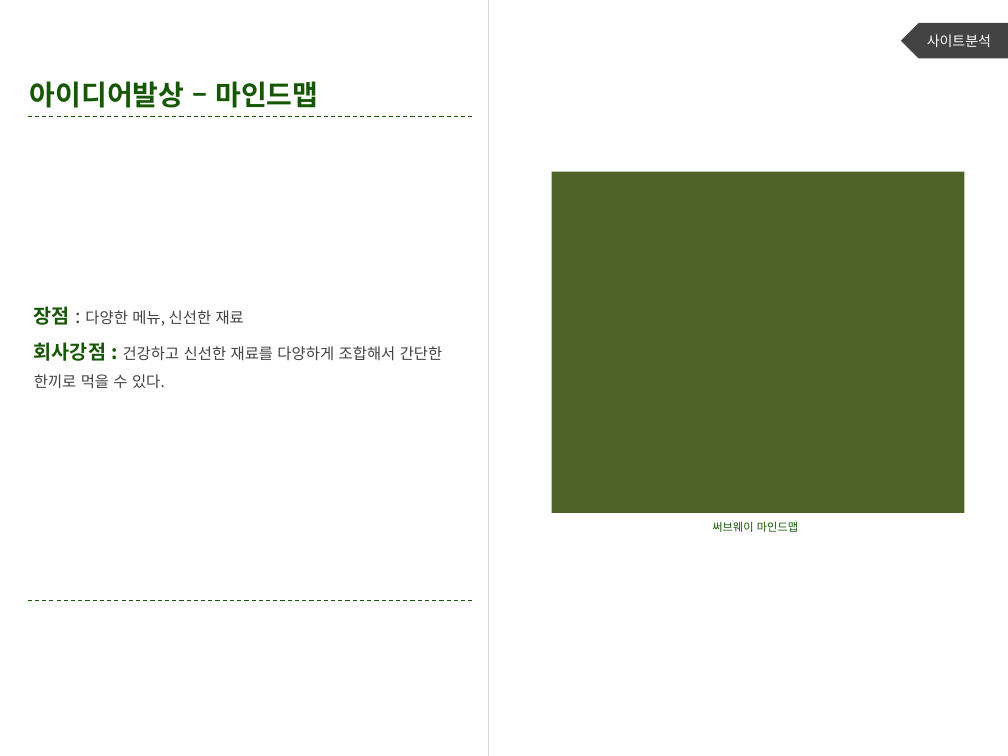
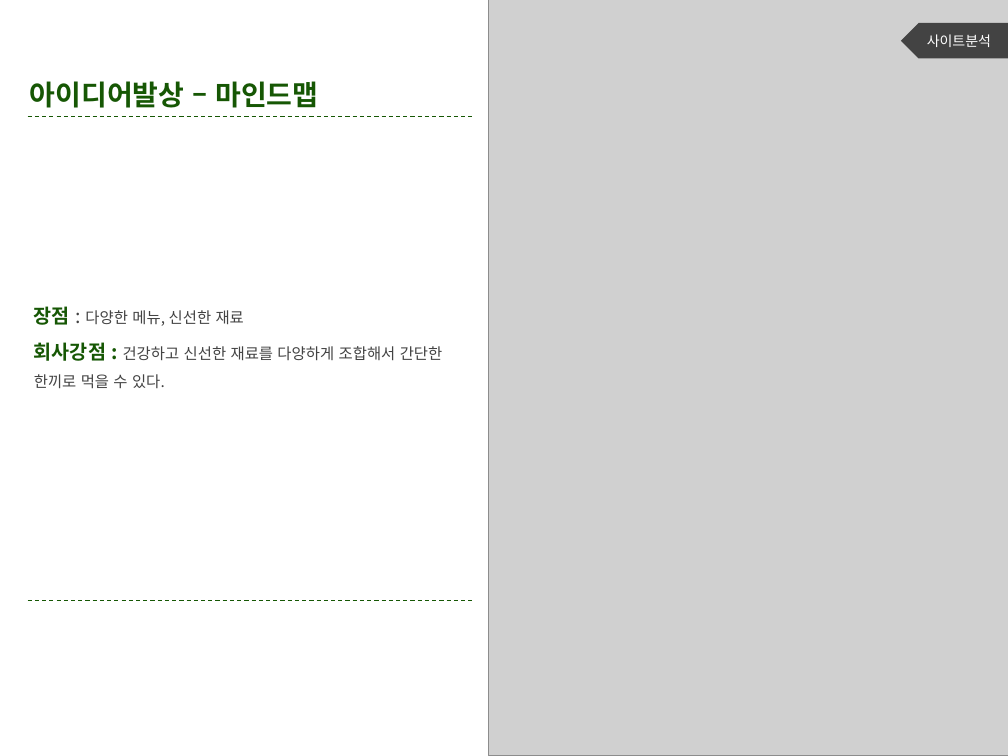
Before and after one commit to hyebinJeon/hyebinJeon.github.io, a slide deck: slide 5 of basic2/서브웨이/기획/ncs포폴평가-01-전혜빈.pptx. Drawn at 1008x756 pixels with LibreOffice and Linux fonts; fonts in the diff are those of the drawing; grey boxes stand for pictures. Boxes give left, top, right and bottom in pixels: in the first picture for what was removed or moved away, otherwise in the second. Text is boxed around its words. In the diff, an @@ line names an element or a change of style, - is before the commit and + after.

```diff
--- a/basic2/서브웨이/기획/ncs포폴평가-01-전혜빈.pptx
+++ b/basic2/서브웨이/기획/ncs포폴평가-01-전혜빈.pptx
@@ picture added at (x1=488, y1=0, x2=1008, y2=756) @@
@@ rectangle removed at (x1=551, y1=171, x2=964, y2=513) @@
@@ text removed at (x1=712, y1=521, x2=798, y2=532) @@
-써브웨이 마인드맵
```
Also in this commit, not shown: 5 other slides changed, 6 slides added, 4 other files.
